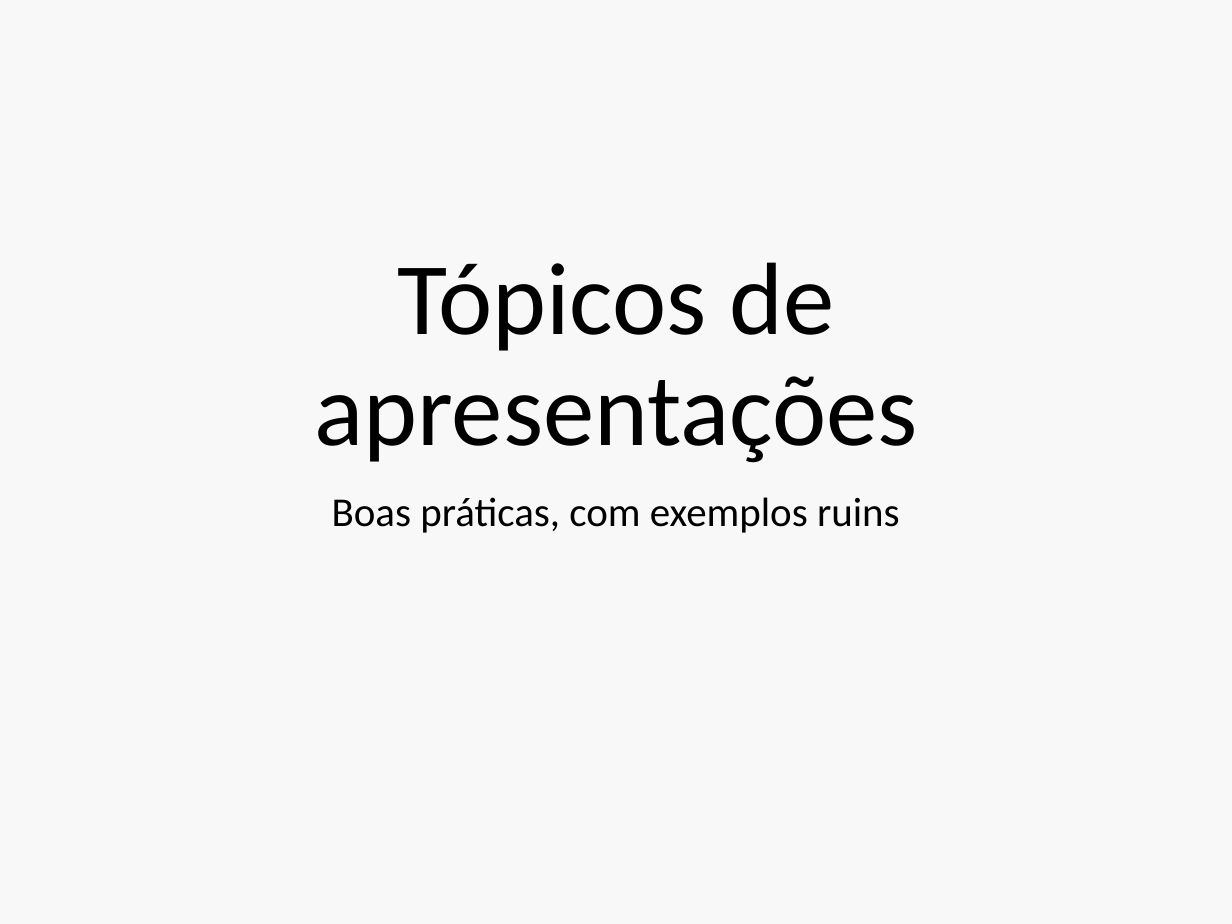
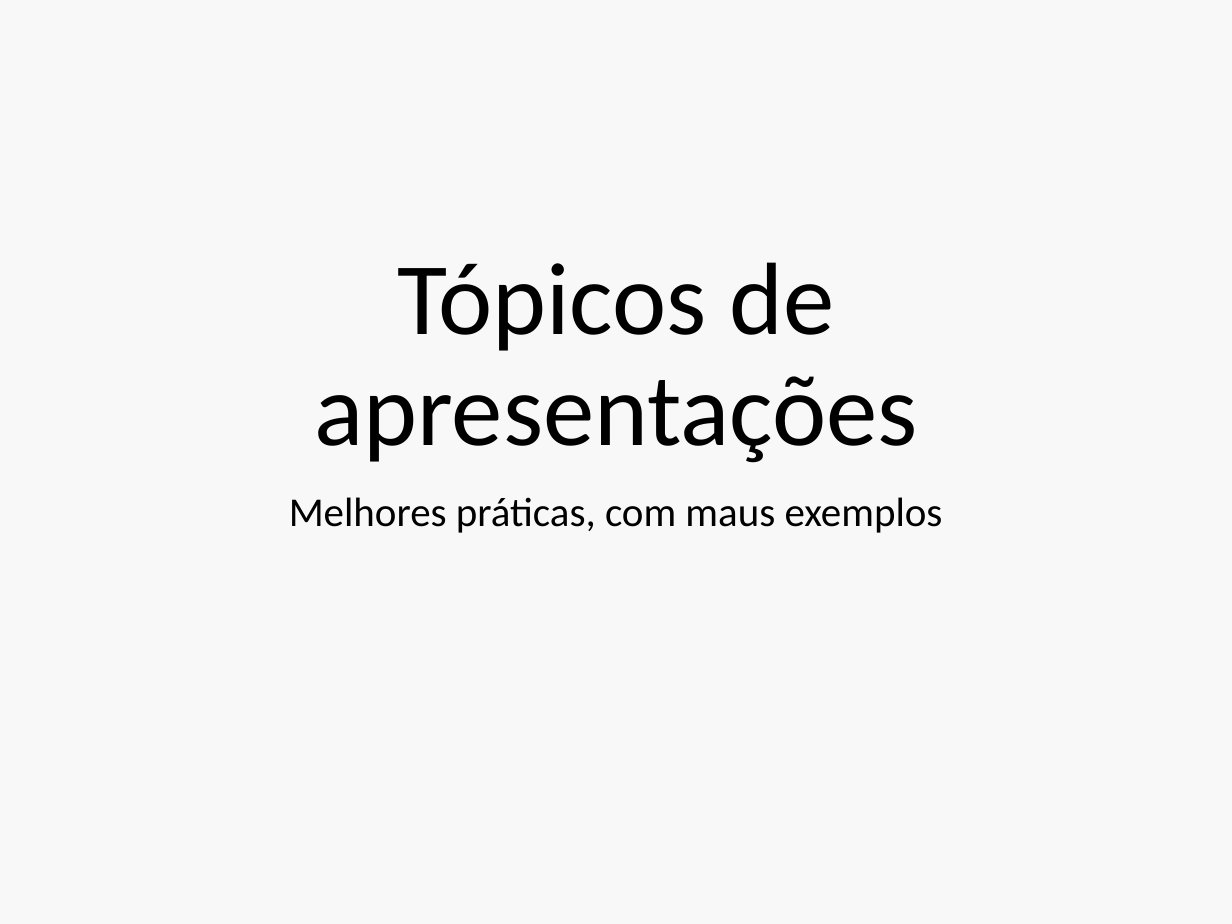
Before and after one commit to philsf/Metodologia_Cientifica, a slide deck: slide 1 of INTO/Aulas/MC-Topicos de Apresentacoes.pptx. Drawn at 1232x924 pixels with LibreOffice and Linux fonts; fonts in the diff are those of the drawing. Boxes give left, top, right and bottom in pixels: in the first picture for what was removed or moved away, otherwise in the second. Text is boxed around its words. In the diff, an @@ line names an element or a change of style, - is before the commit and + after.

```diff
--- a/INTO/Aulas/MC-Topicos de Apresentacoes.pptx
+++ b/INTO/Aulas/MC-Topicos de Apresentacoes.pptx
@@ subtitle at [289,497,943,533]: text changed @@
-Boas práticas, com exemplos ruins
+Melhores práticas, com maus exemplos
```
Also in this commit, not shown: 9 other slides changed, 16 slides added.
